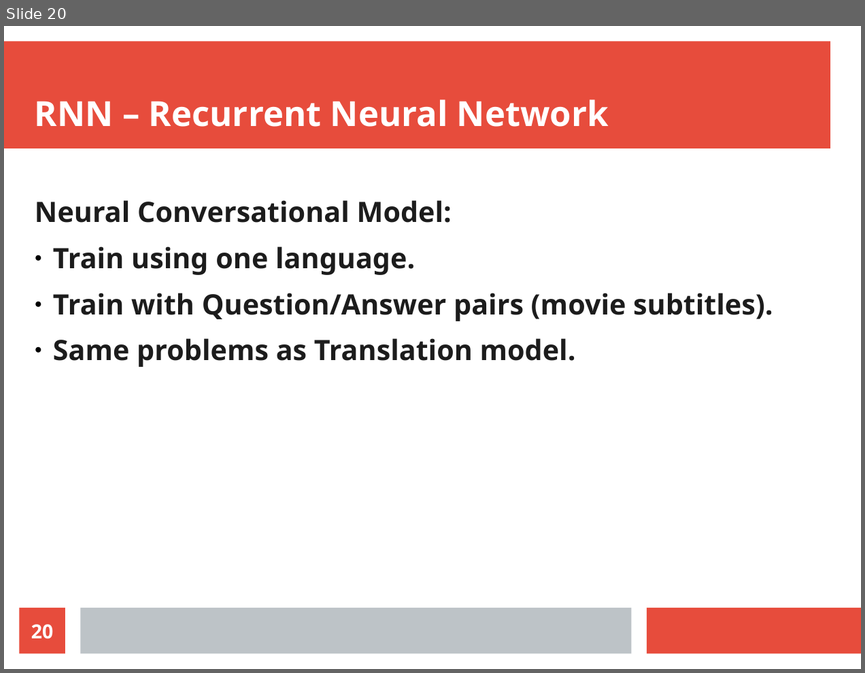
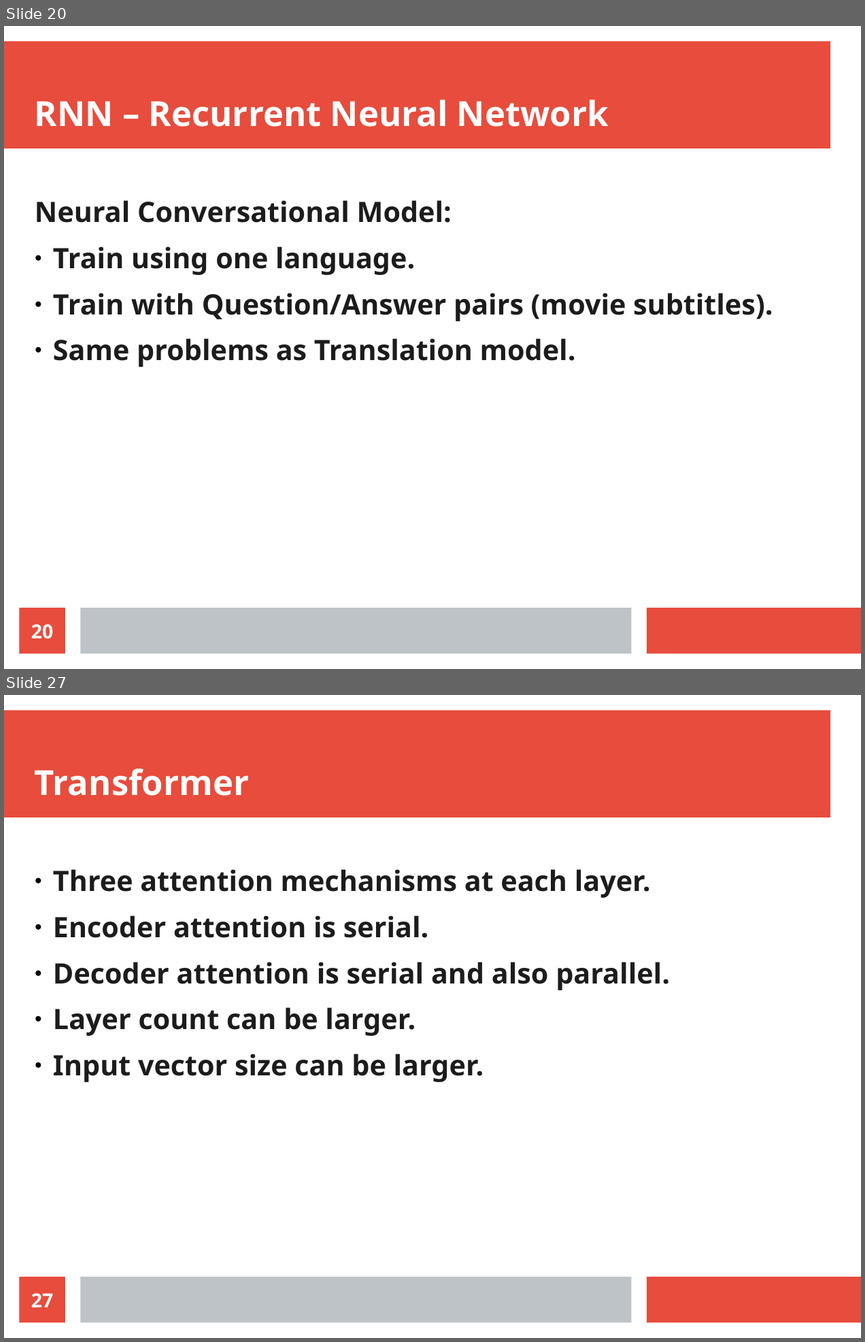
Before and after one commit to radiodee1/liebman_spring20, a slide deck: pdf/thesis_presentation.odp. Shown one above the other, each under a label of ours: slide 20 before the commit, slides 20 and 27 after it; the slides between them are not shown. The pictures are 865x673 and 865x1342 pixels, drawn with LibreOffice and Linux fonts; fonts in the diff are those of the drawing. Boxes give left, top, right and bottom in pixels: in the first picture for what was removed or moved away, otherwise in the second. Text is boxed around its words. In the diff, an @@ line names an element or a change of style, - is before the commit and + after.

```diff
--- a/pdf/thesis_presentation.odp
+++ b/pdf/thesis_presentation.odp
@@ slide 27 added at [4,695,861,1338], background #FFFFFF; not listed: 3 template elements that a slide beside it also shows @@
@@ title added at [35,768,249,796], 32 pt, text #FFFFFF, bold @@
+Transformer
@@ text added at [53,869,670,1082], 26 pt, text #1C1C1C, bold @@
+● Three attention mechanisms at each layer.
+● Encoder attention is serial.
+● Decoder attention is serial and also parallel.
+● Layer count can be larger.
+● Input vector size can be larger.
@@ page number added at [20,1276,65,1323], fill #E74C3C, 18 pt, text #FFFFFF, bold @@
+27
```
Also in this commit, not shown: 7 other slides added, 1 other file.
